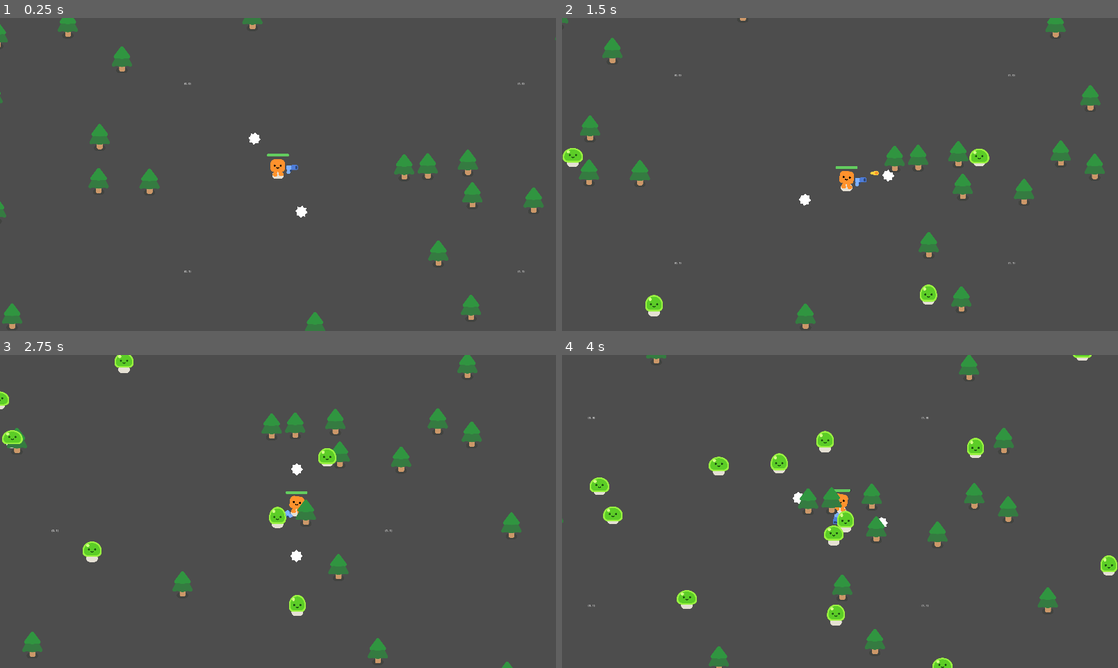
Above: before the commit, frames 1-4 (two rows, left to right).
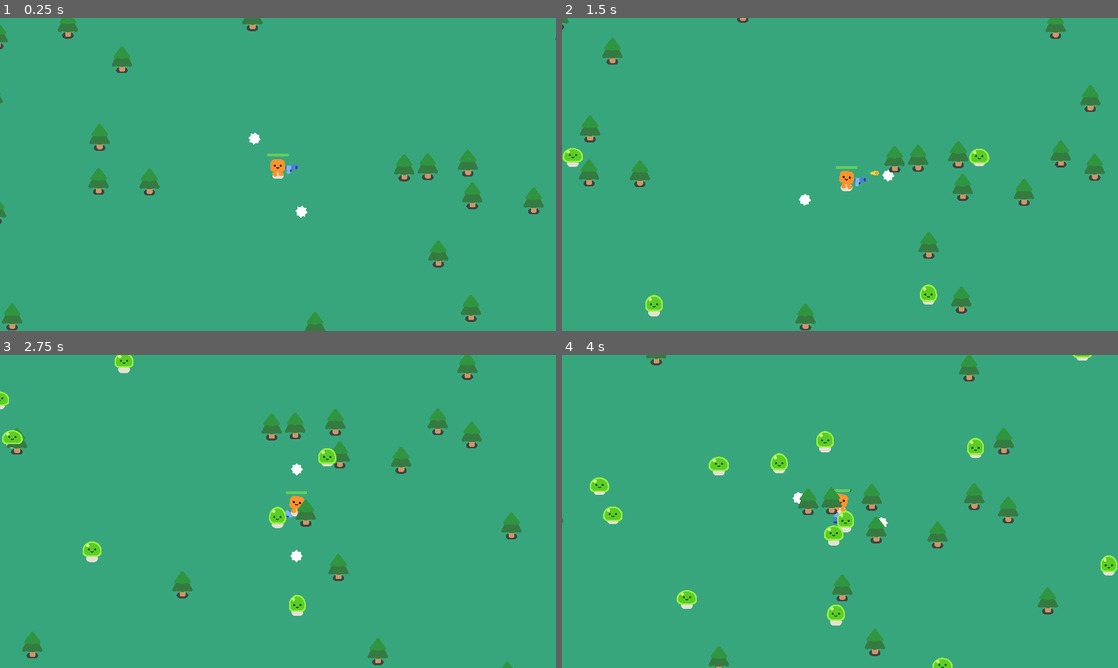
Above: after the commit, the same moments.

Repository: nicolasanelli/2d-slimes-roguelike
Game: Godot game, scene res://scenes/game/game.tscn
The game is run twice, just before and just after one commit, with the same random seed, the same clock (stepped at 60 frames per second) and the same inputs.
Inputs:
- Up to frame 1 (0.25 s): no input
- Up to frame 2 (1.5 s): hold D (move_right) 0.53-1.28 s; hold S (move_down) from 1.28 s (still down)
- Up to frame 3 (2.75 s): release S (move_down) at 2.03 s; hold D (move_right) from 2.03 s (still down)
- Up to frame 4 (4 s): release D (move_right) at 2.78 s; hold W (move_up) 2.78-3.53 s; hold A (move_left) from 3.53 s (still down)

The runs differ from the first frame. In frame 1, 97% of the frame differs, in the area x 0-100%, y 0-100%; in frame 2, 96%; in frame 3, 96%; in frame 4, 95%.

Commit message:
adjust visibility of chunk label and green background

Diff:
--- a/components/chunk/chunk.gd
+++ b/components/chunk/chunk.gd
@@ -26,6 +26,8 @@
 	label.text = "(%s, %s)" % [chunk_x, chunk_y]
 	_spawn_random_trees(randi_range(4, 5))
 
+	label.visible = Debugger.instance.visible
+
 
 func get_global_position_for_x_y(x: int, y: int) -> Vector2:
 	return Vector2(x * chunk_width, y * chunk_height)
@@ -43,6 +45,10 @@
 	#print_debug("Player entered in chunk [%s, %s]" % [chunk_x, chunk_y]);
 	pass
 
+
+func _input(event: InputEvent) -> void:
+	if event.is_action_pressed("open_debug_panel"):
+		label.visible = Debugger.instance.visible
 
 
 func _get_random_position() -> Vector2:
--- a/components/chunk/chunk.tscn
+++ b/components/chunk/chunk.tscn
@@ -18,6 +18,7 @@
 [node name="Trees" type="Node" parent="."]
 
 [node name="Label" type="Label" parent="."]
+visible = false
 z_index = 4096
 offset_right = 40.0
 offset_bottom = 23.0
--- a/scenes/game/game.tscn
+++ b/scenes/game/game.tscn
@@ -25,13 +25,11 @@
 
 [node name="BackgroundLayer" type="CanvasLayer" parent="."]
 layer = -1
-visible = false
 
 [node name="ColorRect" type="ColorRect" parent="BackgroundLayer"]
 anchors_preset = 15
 anchor_right = 1.0
 anchor_bottom = 1.0
-offset_right = -840.0
 grow_horizontal = 2
 grow_vertical = 2
 size_flags_horizontal = 3
